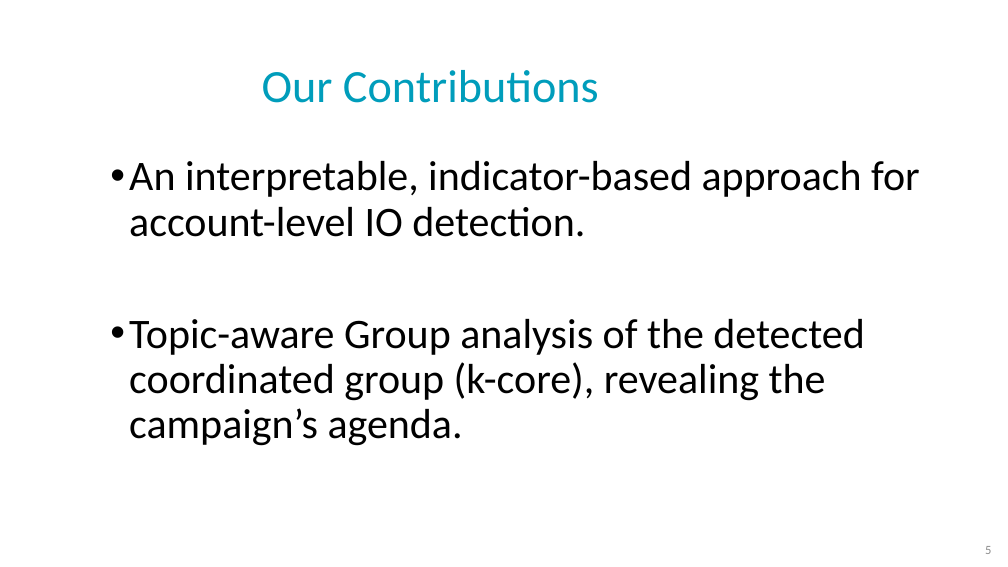
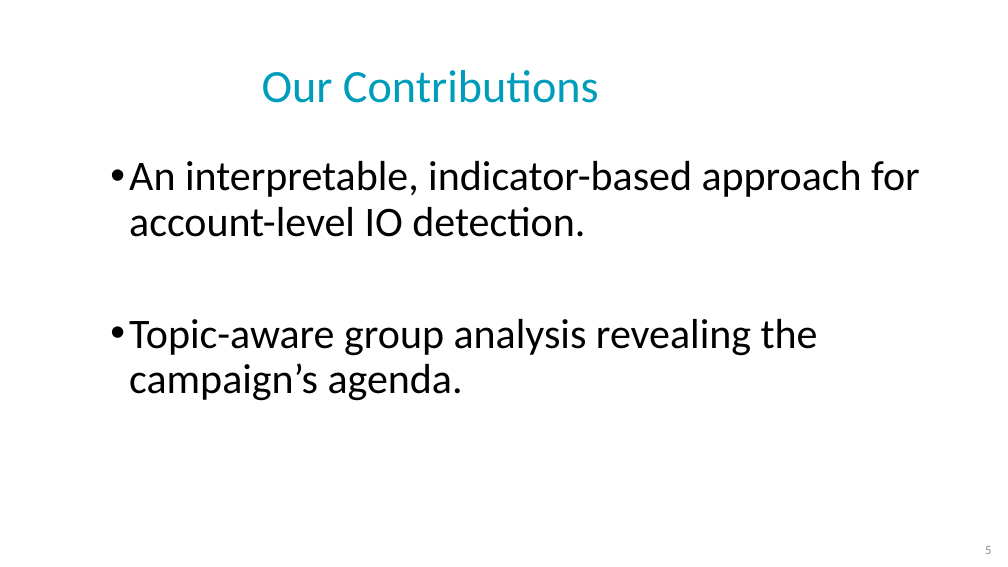
Before and after one commit to NoaTal1996/Backbone-Graph, a slide deck: slide 5 of docs/meeting/2026_09_23.pptx. Drawn at 1008x567 pixels with LibreOffice and Linux fonts; fonts in the diff are those of the drawing; background and template pictures are left out. Boxes give left, top, right and bottom in pixels: in the first picture for what was removed or moved away, otherwise in the second. Text is boxed around its words. In the diff, an @@ line names an element or a change of style, - is before the commit and + after.

```diff
--- a/docs/meeting/2026_09_23.pptx
+++ b/docs/meeting/2026_09_23.pptx
@@ text at (x1=129, y1=319, x2=818, y2=401): text changed @@
-• Topic-aware Group analysis of the detected coordinated group (k-core), revealing the campaign’s agenda.
+• Topic-aware group analysis revealing the campaign’s agenda.
```
Also in this commit, not shown: 9 other slides changed.
